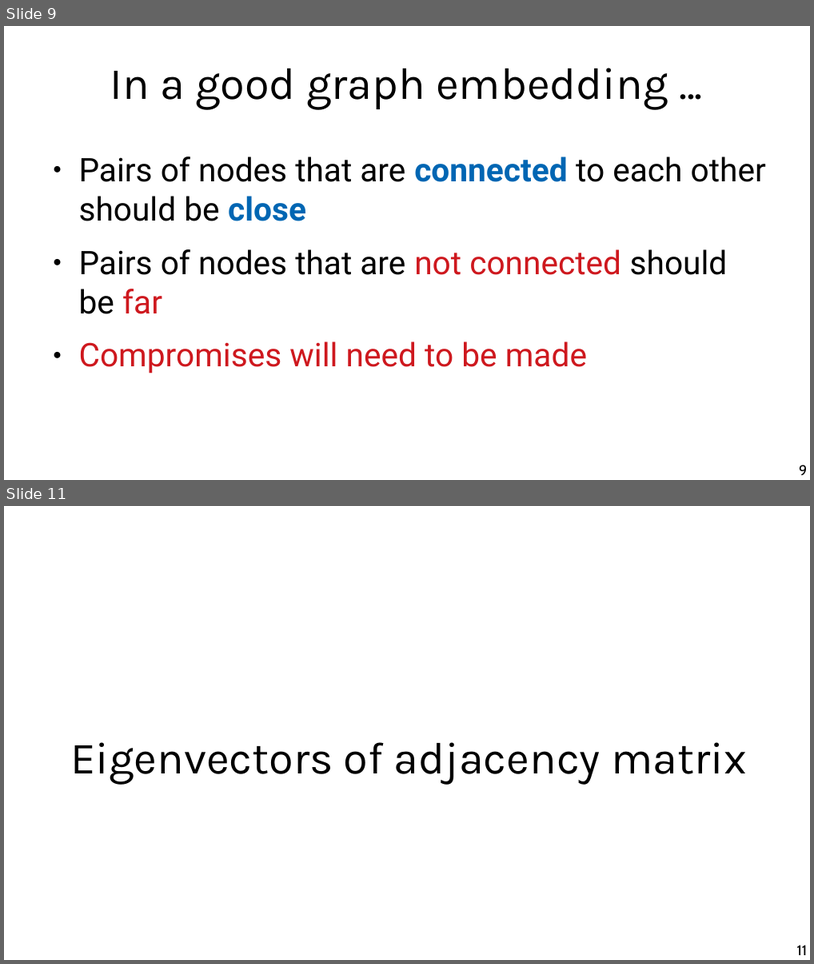
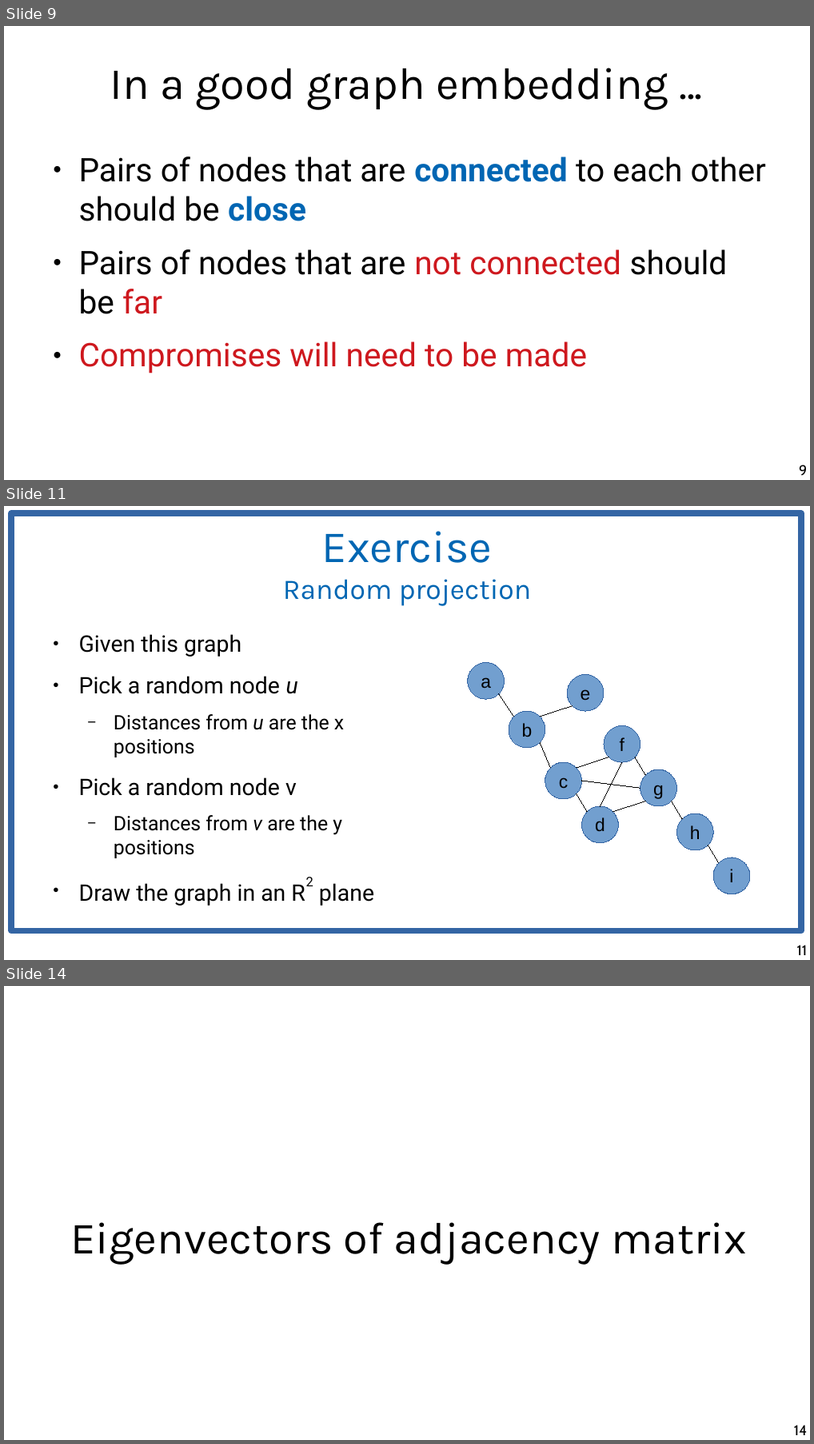
Before and after one commit to chatox/networks-science-course, a slide deck: theory/odp/tt22-spectral_graph_clustering.odp. Shown one above the other, each under a label of ours: slides 9 and 11 before the commit, slides 9, 11 and 14 after it; the slides between them are not shown. The pictures are 814x964 and 814x1444 pixels, drawn with LibreOffice and Linux fonts; fonts in the diff are those of the drawing. Boxes give left, top, right and bottom in pixels: in the first picture for what was removed or moved away, otherwise in the second. Text is boxed around its words. In the diff, an @@ line names an element or a change of style, - is before the commit and + after.

```diff
--- a/theory/odp/tt22-spectral_graph_clustering.odp
+++ b/theory/odp/tt22-spectral_graph_clustering.odp
@@ slide 11 added at box(4, 506, 810, 960), background #FFFFFF @@
@@ rectangle added at box(11, 513, 802, 931), outline #3465A4 6.01 pt @@
@@ title added at box(283, 531, 532, 606), 28 pt, text #0066B3 @@
+Exercise
+Random projection
@@ text added at box(79, 634, 374, 905), 22.4 pt, text #000000 @@
+● Given this graph
+● Pick a random node u
+  − Distances from u are the x positions
+● Pick a random node v
+  − Distances from v are the y positions
+● Draw the graph in an R2 plane
@@ ellipse added at box(468, 663, 505, 699), fill #729FCF, outline #3465A4 0 pt, 18 pt, text #000000 @@
+a
@@ line added from (499, 693) to (514, 716), #000000 0 pt @@
@@ ellipse added at box(567, 674, 604, 711), fill #729FCF, outline #3465A4 0 pt, 18 pt, text #000000 @@
+e
@@ ellipse added at box(509, 711, 546, 748), fill #729FCF, outline #3465A4 0 pt, 18 pt, text #000000 @@
+b
@@ line added from (540, 716) to (573, 706), #000000 0 pt @@
@@ line added from (540, 742) to (550, 768), #000000 0 pt @@
@@ ellipse added at box(604, 725, 641, 762), fill #729FCF, outline #3465A4 0 pt, 18 pt, text #000000 @@
+f
@@ ellipse added at box(546, 762, 582, 799), fill #729FCF, outline #3465A4 0 pt, 18 pt, text #000000 @@
+c
@@ line added from (577, 768) to (609, 757), #000000 0 pt @@
@@ line added from (622, 762) to (600, 806), #000000 0 pt @@
@@ line added from (635, 757) to (646, 775), #000000 0 pt @@
@@ ellipse added at box(641, 769, 678, 806), fill #729FCF, outline #3465A4 0 pt, 18 pt, text #000000 @@
+g
@@ line added from (577, 793) to (587, 811), #000000 0 pt @@
@@ line added from (582, 780) to (641, 788), #000000 0 pt @@
@@ ellipse added at box(582, 806, 618, 843), fill #729FCF, outline #3465A4 0 pt, 18 pt, text #000000 @@
+d
@@ line added from (614, 811) to (646, 801), #000000 0 pt @@
@@ line added from (672, 801) to (682, 819), #000000 0 pt @@
@@ ellipse added at box(678, 813, 714, 850), fill #729FCF, outline #3465A4 0 pt, 18 pt, text #000000 @@
+h
@@ line added from (709, 845) to (719, 862), #000000 0 pt @@
@@ ellipse added at box(714, 857, 750, 894), fill #729FCF, outline #3465A4 0 pt, 18 pt, text #000000 @@
+i
@@ page number added at box(798, 944, 808, 955), 14 pt, text #000000 @@
+11
@@ what was slide 11 is now slide 14 @@
@@ page number at box(794, 1424, 807, 1435): text changed @@
-11
+14
```
Also in this commit, not shown: 23 slides changed, 2 other slides added, 11 other files.
